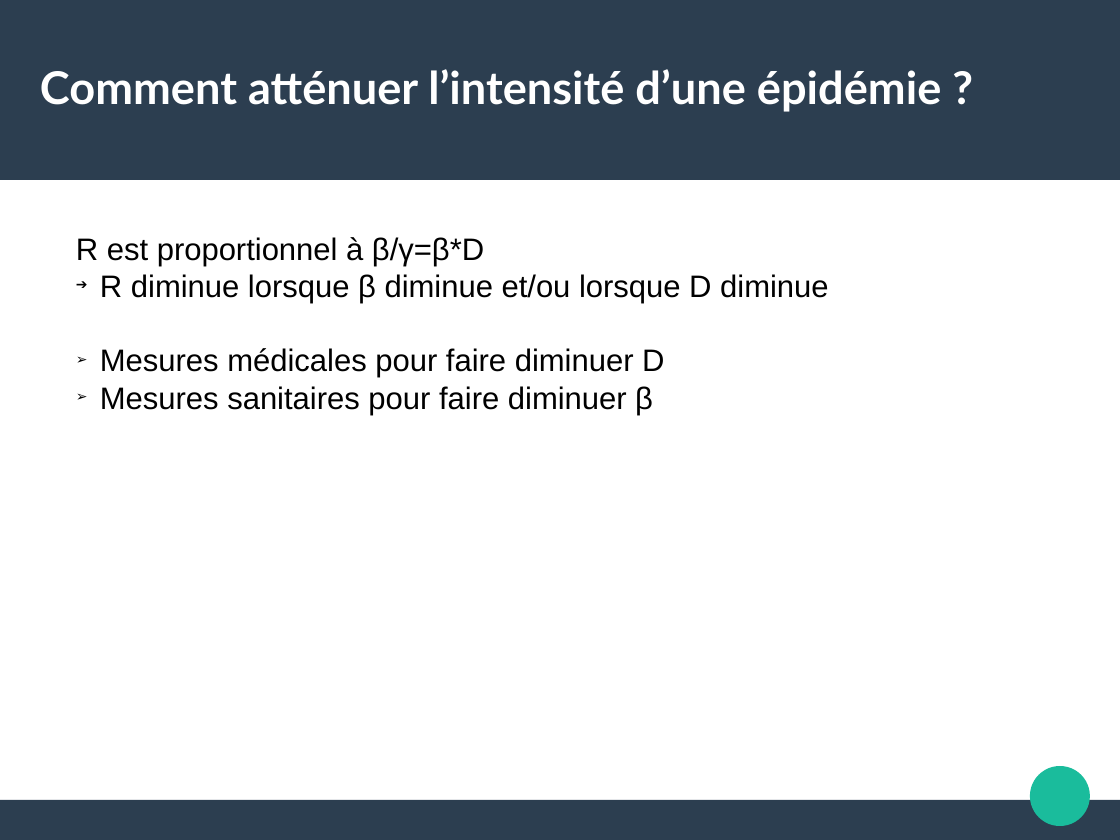
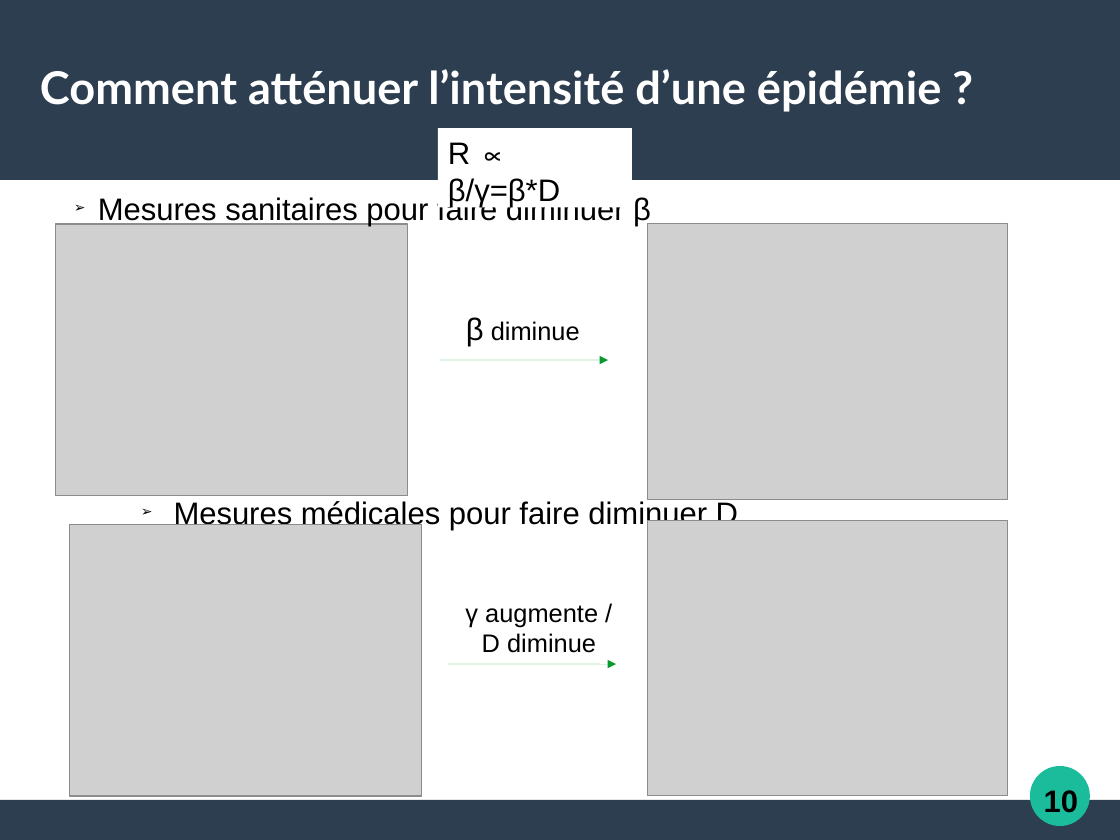
Before and after one commit to Alexia57/TIPE-2021-MP, a slide deck: slide 13 of Tipe_presentation.odp (slide 14 before the commit). Drawn at 1120x840 pixels with LibreOffice and Linux fonts; fonts in the diff are those of the drawing; grey boxes stand for pictures. Boxes give left, top, right and bottom in pixels: in the first picture for what was removed or moved away, otherwise in the second. Text is boxed around its words. In the diff, an @@ line names an element or a change of style, - is before the commit and + after.

```diff
--- a/Tipe_presentation.odp
+++ b/Tipe_presentation.odp
@@ rectangle added at [438,128,632,207], fill #FFFFFF, 22 pt, text #000000 @@
+R ∝ β/γ=β*D
@@ text added at [98,195,651,226], 22 pt, text #000000 @@
+➢ Mesures sanitaires pour faire diminuer β
@@ picture added at [56,224,408,496] @@
@@ text removed at [76,237,828,415] @@
-R est proportionnel à β/γ=β*D
-➔ R diminue lorsque β diminue et/ou lorsque D diminue
-➢ Mesures médicales pour faire diminuer D
-➢ Mesures sanitaires pour faire diminuer β
@@ picture added at [648,224,1008,499] @@
@@ text added at [466,317,580,346], 18 pt, text #000000 @@
+β diminue
@@ arrow added from (440, 360) to (608, 360), #069A2E 0 pt @@
@@ text added at [174,499,738,530], 22 pt, text #000000 @@
+➢ Mesures médicales pour faire diminuer D
@@ picture added at [70,524,422,797] @@
@@ picture added at [648,520,1008,796] @@
@@ text added at [465,605,598,653], 18 pt, text #000000 @@
+γ augmente / D diminue
@@ arrow added from (448, 665) to (616, 665), #069A2E 0 pt @@
@@ text added at [1044,790,1078,813], 22 pt, text #000000, bold @@
+10
```
Also in this commit, not shown: 13 other slides changed, 4 slides added, 6 slides removed, 31 other files.
